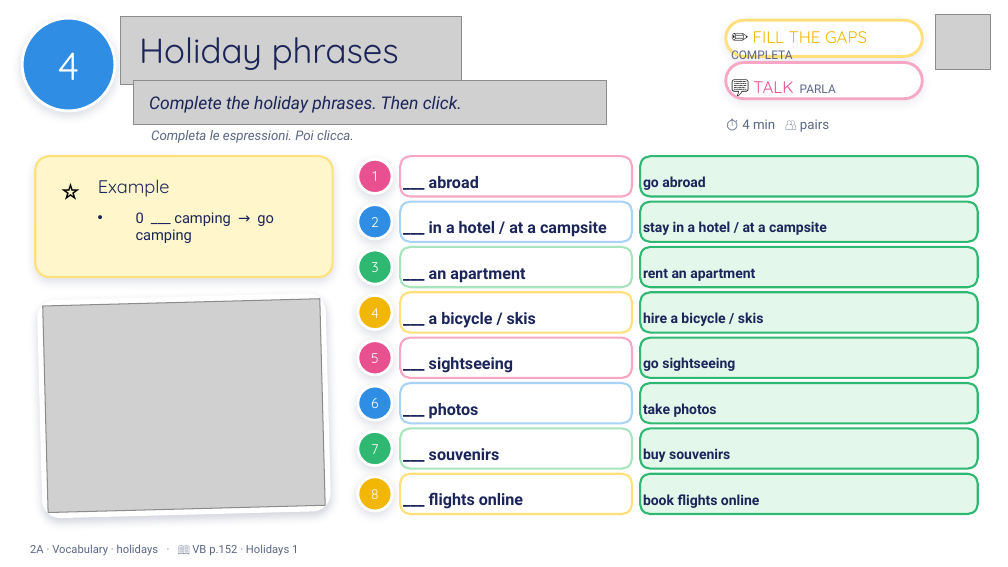
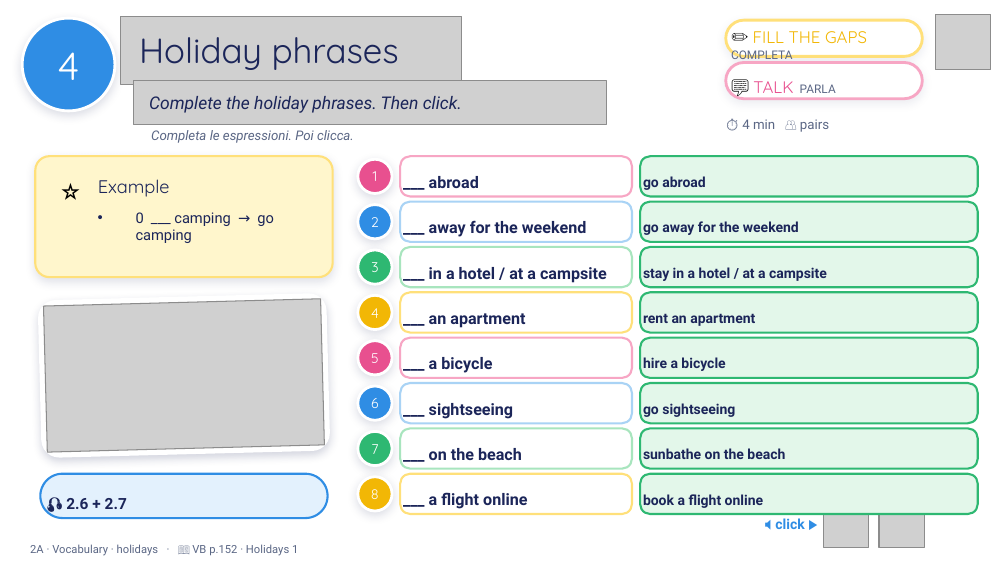
Before and after one commit to londonlanguageschool/Bagheria-, a slide deck: slide 4 of materials/A2/A2_2A_Wheres_my_passport_v3.pptx. Drawn at 1008x567 pixels with LibreOffice and Linux fonts; fonts in the diff are those of the drawing; grey boxes stand for pictures; background and template pictures are left out. Boxes give left, top, right and bottom in pixels: in the first picture for what was removed or moved away, otherwise in the second. Text is boxed around its words. In the diff, an @@ line names an element or a change of style, - is before the commit and + after.

```diff
--- a/materials/A2/A2_2A_Wheres_my_passport_v3.pptx
+++ b/materials/A2/A2_2A_Wheres_my_passport_v3.pptx
@@ rounded rectangle added at box(400, 202, 632, 242), fill #FFFFFF, outline #A9D3F5 1.5 pt, 11.5 pt, text #1B2559, bold @@
+___ away for the weekend
@@ rounded rectangle added at box(640, 202, 978, 242), fill #E3F7EA, outline #2EB872 1.5 pt, 10 pt, text #1B2559, bold @@
+go away for the weekend
@@ rounded rectangle "___ in a hotel / ..." at box(400, 247, 632, 287): outline #A9D3F5 1.5 pt to #A8E5BE 1.5 pt @@
@@ rounded rectangle: place and size @@
-rounded rectangle at box(38, 294, 330, 518)
+rounded rectangle at box(38, 294, 330, 457)
@@ rounded rectangle at box(38, 294, 330, 457): proportions changed @@
@@ picture: place and size @@
-picture at box(43, 299, 325, 513)
+picture at box(43, 299, 324, 452)
@@ rounded rectangle "___ an apartment" at box(400, 292, 632, 333): outline #A8E5BE 1.5 pt to #FFE07A 1.5 pt @@
@@ 8 rounded rectangles: place and size @@
-8 rounded rectangles at box(400, 202, 978, 378)
+8 rounded rectangles at box(400, 247, 978, 423)
@@ rounded rectangle "___ a bicycle" at box(400, 338, 632, 378): outline #FFE07A 1.5 pt to #F7A6C4 1.5 pt @@
@@ text in rounded rectangle at box(429, 357, 492, 373): text changed @@
-___ a bicycle / skis
+___ a bicycle
@@ text in rounded rectangle at box(643, 357, 725, 371): text changed @@
-hire a bicycle / skis
+hire a bicycle
@@ rounded rectangle "___ sightseeing" at box(400, 383, 632, 423): outline #F7A6C4 1.5 pt to #A9D3F5 1.5 pt @@
@@ rounded rectangle removed at box(400, 383, 632, 423) @@
-___ photos
@@ rounded rectangle removed at box(640, 383, 978, 423) @@
-take photos
@@ text in rounded rectangle at box(429, 448, 522, 460): text changed @@
-___ souvenirs
+___ on the beach
@@ text in rounded rectangle at box(643, 448, 785, 459): text changed @@
-buy souvenirs
+sunbathe on the beach
@@ rounded rectangle added at box(40, 474, 328, 518), fill #E3F1FD, outline #2F8DE4 1.5 pt, 11 pt, text #1B2559, bold @@
+🎧 2.6 + 2.7
@@ text in rounded rectangle at box(429, 492, 527, 509): text changed @@
-___ flights online
+___ a flight online
@@ text in rounded rectangle at box(643, 494, 763, 508): text changed @@
-book flights online
+book a flight online
@@ picture added at box(824, 502, 869, 547) @@
@@ picture added at box(879, 502, 924, 547) @@
@@ text added at box(775, 518, 804, 529), 10 pt, text #2F8DE4, bold @@
+🔈 click ▶
```
Also in this commit, not shown: 9 other slides changed, 4 slides added, 1 slide removed, 1 other file.
